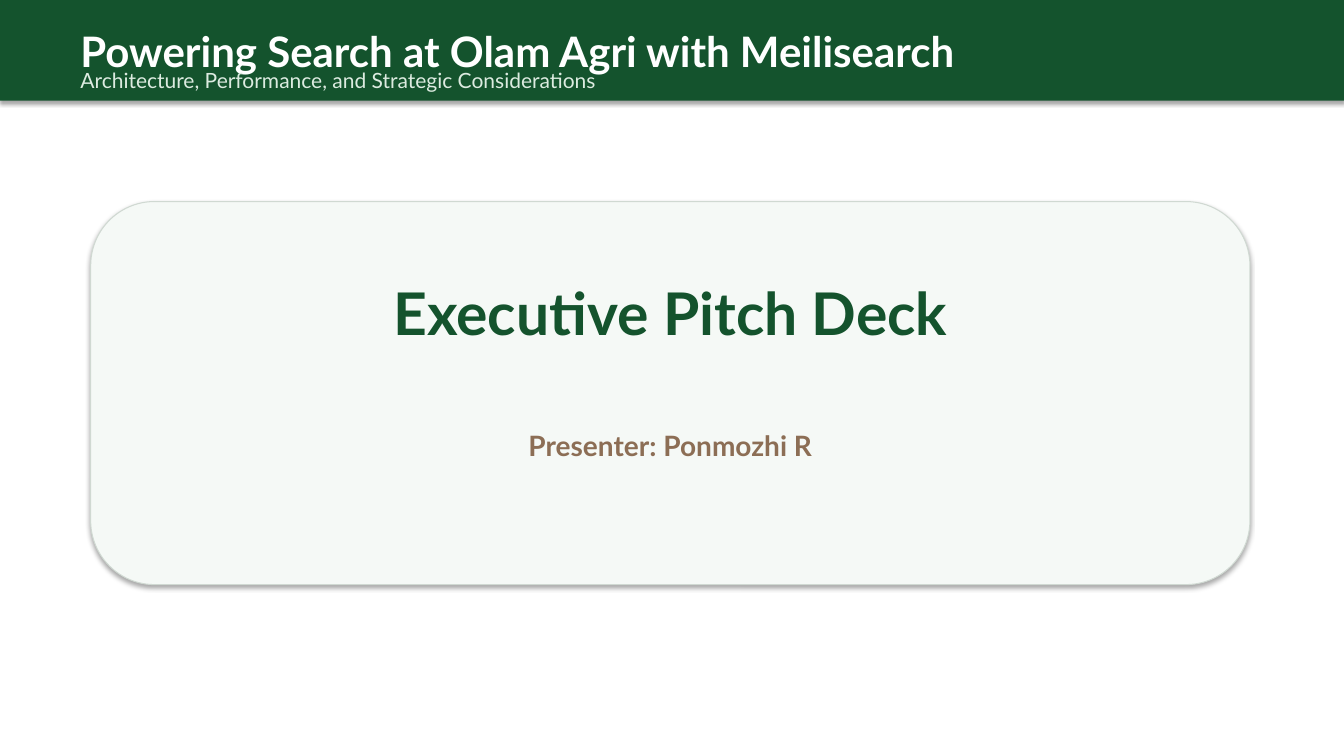
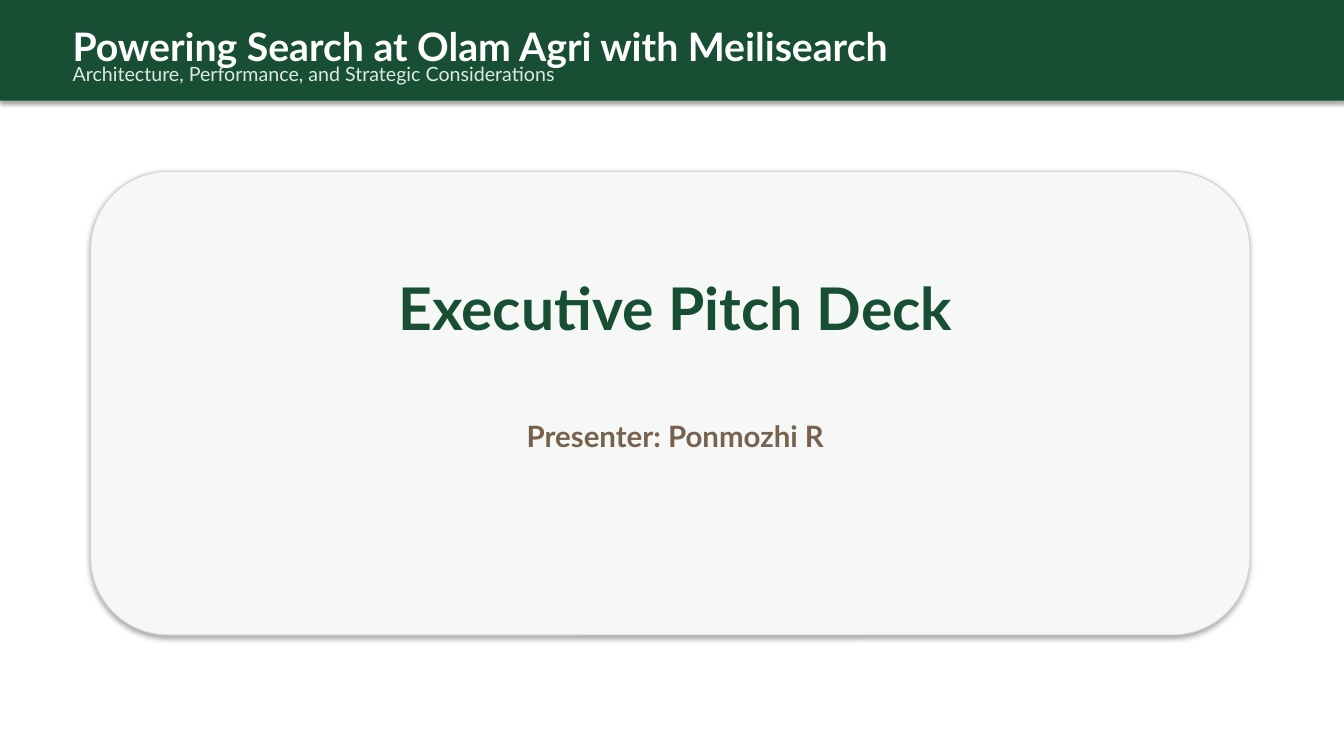
Before and after one commit to DARREN-2000/temporary, a slide deck: slide 1 of Olam_Agri_Meilisearch_Executive_Pitch.pptx. Drawn at 1344x756 pixels with LibreOffice and Linux fonts; fonts in the diff are those of the drawing. Boxes give left, top, right and bottom in pixels: in the first picture for what was removed or moved away, otherwise in the second. Text is boxed around its words. In the diff, an @@ line names an element or a change of style, - is before the commit and + after.

```diff
--- a/Olam_Agri_Meilisearch_Executive_Pitch.pptx
+++ b/Olam_Agri_Meilisearch_Executive_Pitch.pptx
@@ rectangle at (0, 0, 1344, 101): fill #14532D to #184E34 @@
@@ text "Powering Search at Olam Agri ..." at (73, 32, 888, 69): size 30 to 28 pt; line spacing 1 to 1.12 @@
@@ text "Architecture, Performance, and Strategic Considerations" at (73, 65, 555, 85): size 15 to 14 pt, text colour #DCEBE0 to #DDEAE2; line spacing 1 to 1.12 @@
@@ rounded rectangle: place and size @@
-rounded rectangle at (91, 202, 1250, 585)
+rounded rectangle at (91, 171, 1250, 635)
@@ rounded rectangle at (91, 171, 1250, 635): fill #F5F9F6 to #F5F8F6; outline #D0D9D2 0.75 pt to #CED8D1 0.75 pt @@
@@ text "Executive Pitch Deck" at (398, 286, 953, 331): text colour #14532D to #184E34; line spacing 1 to 1.12 @@
@@ text "Presenter: Ponmozhi R": place and size @@
-text "Presenter: Ponmozhi R" at (528, 435, 812, 456)
+text "Presenter: Ponmozhi R" at (527, 425, 824, 447)
@@ text "Presenter: Ponmozhi R" at (527, 425, 824, 447): size 20 to 21 pt, text colour #8C6E55 to #78624E; line spacing 1 to 1.12 @@
```
Also in this commit, not shown: 7 other slides changed.
